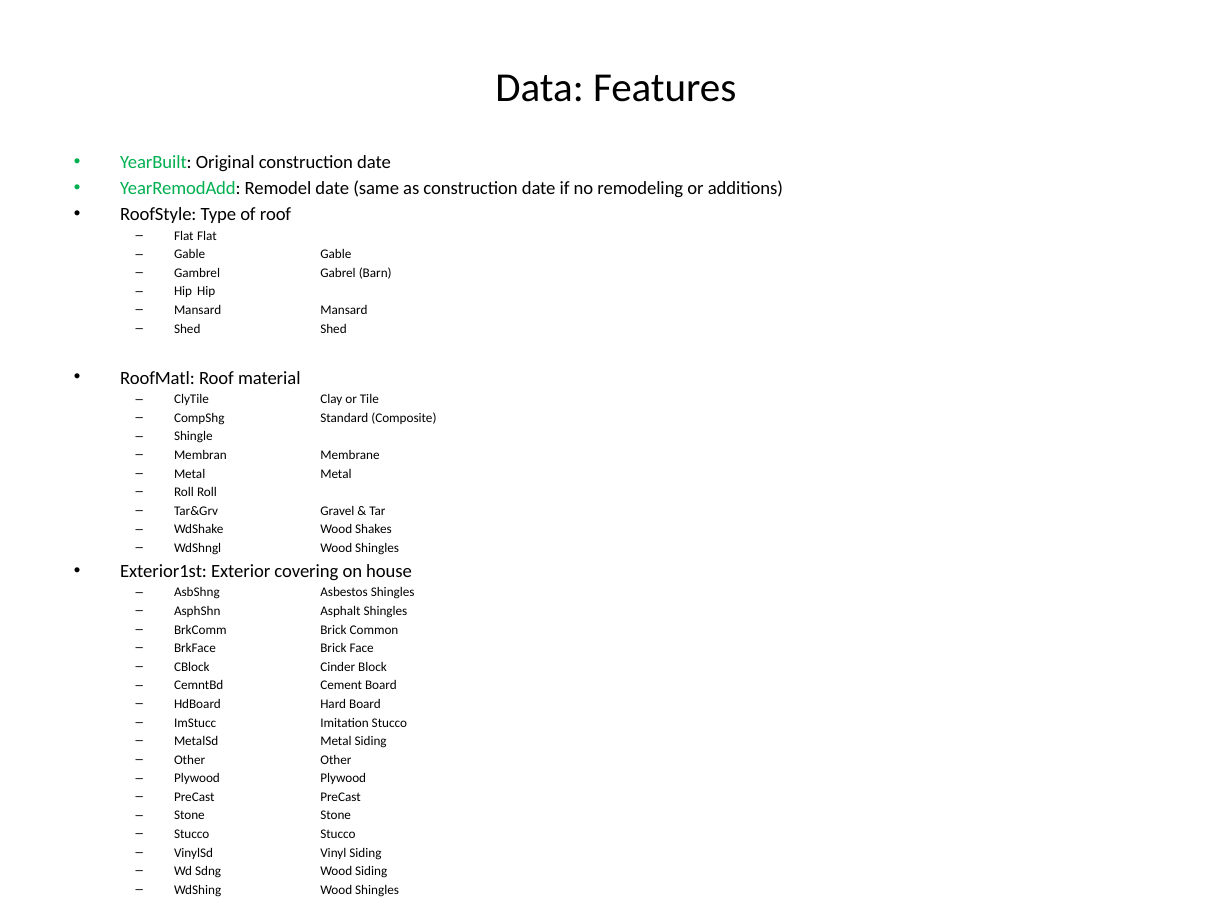
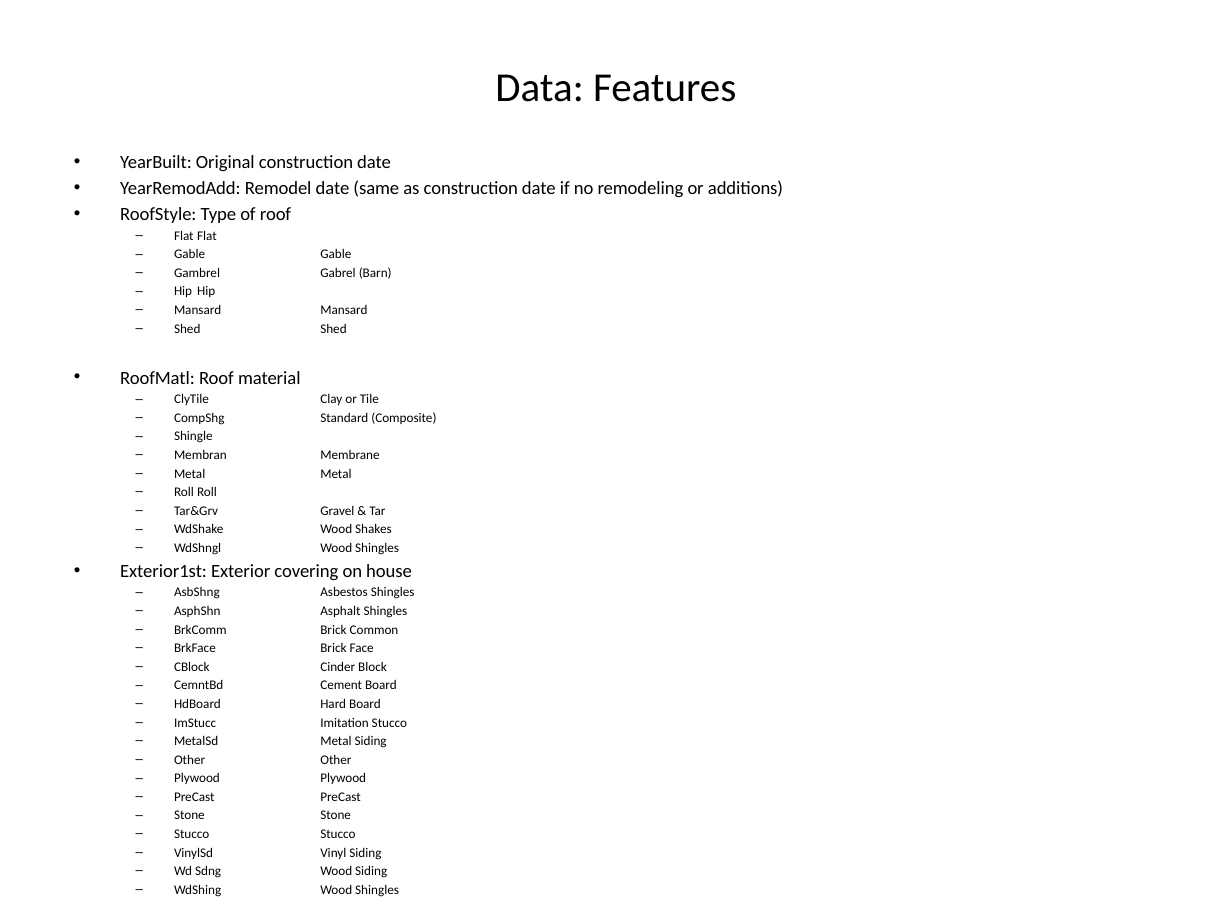
Before and after one commit to NKWalia/Final-Project, a slide deck: slide 13 of Presentation.pptx. Drawn at 1232x924 pixels with LibreOffice and Linux fonts; fonts in the diff are those of the drawing. Boxes give left, top, right and bottom in pixels: in the first picture for what was removed or moved away, otherwise in the second. Text is boxed around its words. In the diff, an @@ line names an element or a change of style, - is before the commit and + after.

```diff
--- a/Presentation.pptx
+++ b/Presentation.pptx
@@ text at [120, 155, 783, 198]: text colour #00B050 to #000000 in "YearBuilt:", "YearRemodAdd:" @@
```
Also in this commit, not shown: 6 other slides changed, 1 other file.
